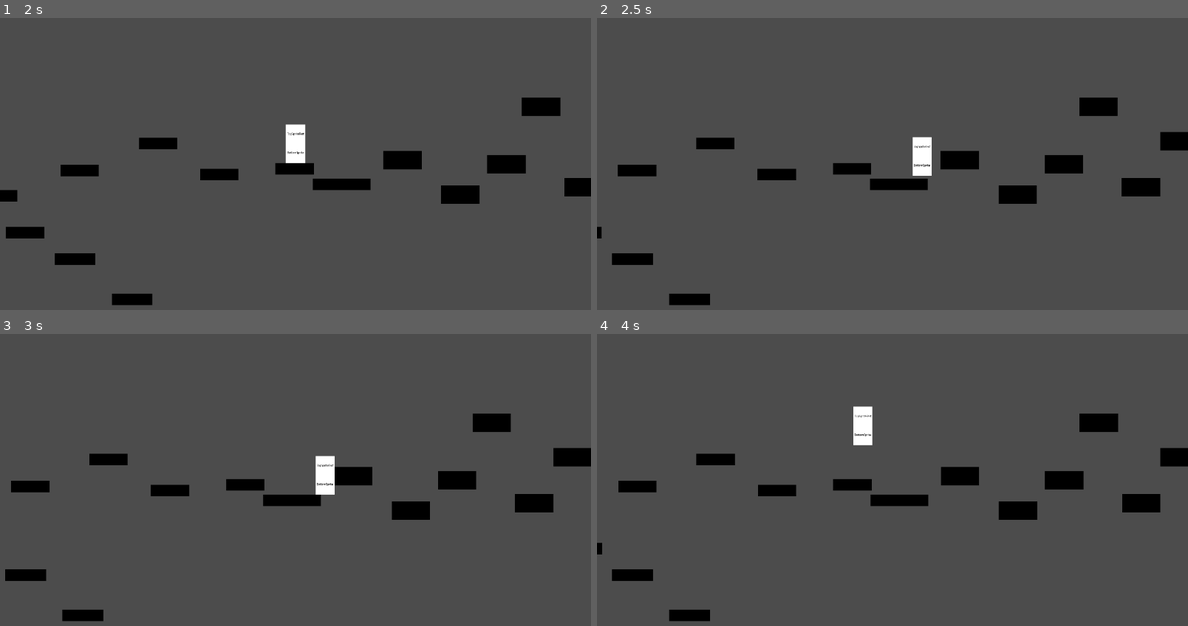
Above: before the commit, frames 1-4 (two rows, left to right).
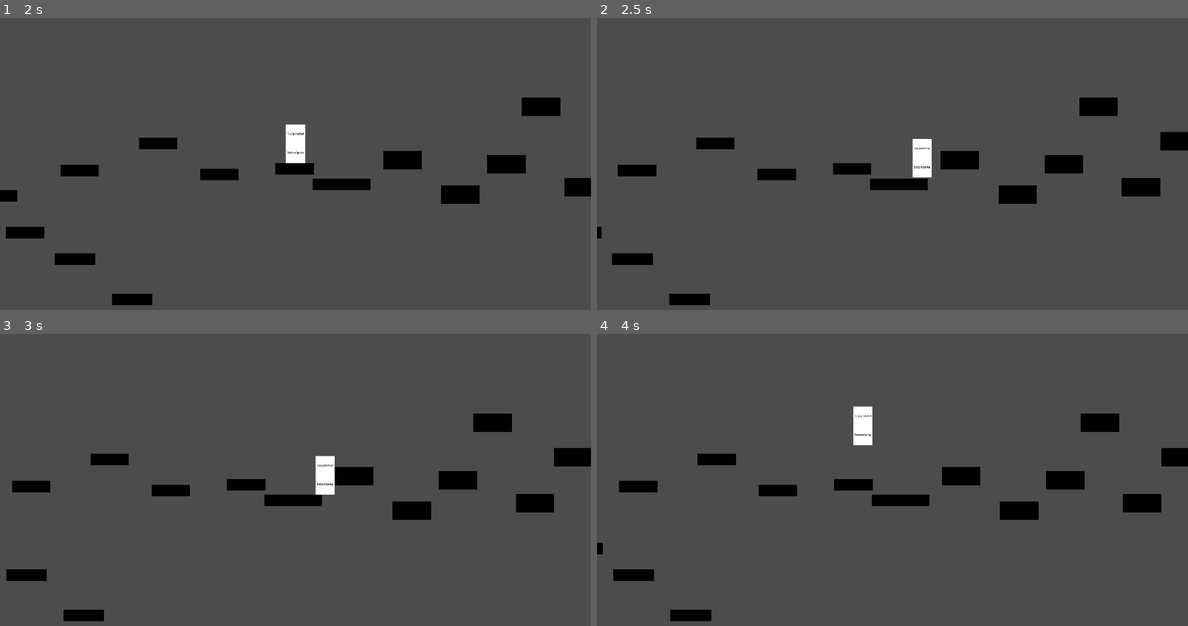
Above: after the commit, the same moments.

Repository: VeryCleverName3/Hybrid-Game-Jam
Game: Godot game, scene res://MainMenu.tscn
The game is run twice, just before and just after one commit, with the same random seed, the same clock (stepped at 60 frames per second) and the same inputs.
Inputs:
- Up to frame 1 (2 s): click "Level Select" at 0.5 s; click "Test Level" at 1.25 s
- Up to frame 2 (2.5 s): tap Enter at 2 s; hold Right (ui_right) from 2.03 s (still down)
- Up to frame 3 (3 s): keep holding Right (ui_right)
- Up to frame 4 (4 s): tap Space at 3.5 s; release Right (ui_right) at 3.53 s; hold Left (ui_left) from 3.53 s (still down)

Frame 1 is identical in both runs. In frame 2, 0.1% of the frame differs, in the area x 53-57%, y 40-55%; in frame 3, 0.2%; in frame 4, 0.3%, in the area x 0-96%, y 27-99%.

Commit message:
fixed collision

Diff:
--- a/src/BasicLevel.tscn
+++ b/src/BasicLevel.tscn
@@ -4,7 +4,7 @@
 [ext_resource path="res://Player.tscn" type="PackedScene" id=2]
 [ext_resource path="res://PauseScreen.tscn" type="PackedScene" id=3]
 
-[node name="BasicLevel" type="Node2D"]
+[node name="BasicLevel" type="Node2D" index="0"]
 
 script = ExtResource( 1 )
 startPosition = null
--- a/src/Player.tscn
+++ b/src/Player.tscn
@@ -27,7 +27,7 @@
 custom_solver_bias = 0.0
 extents = Vector2( 25, 50 )
 
-[node name="Player" type="KinematicBody2D" index="0"]
+[node name="Player" type="KinematicBody2D"]
 
 input_pickable = false
 collision_layer = 1
@@ -38,7 +38,7 @@
 gravity = 300
 walkspeed = 400
 jumpspeed = 300
-maxNumJumps = 1
+maxNumJumps = 2
 
 [node name="TopSprite" type="AnimatedSprite" parent="." index="0"]
 
@@ -58,5 +58,5 @@
 
 [node name="Hitbox" type="CollisionShape2D" parent="." index="2"]
 
-position = Vector2( -2.72075, 0 )
 shape = SubResource( 3 )
+_sections_unfolded = [ "Transform" ]
